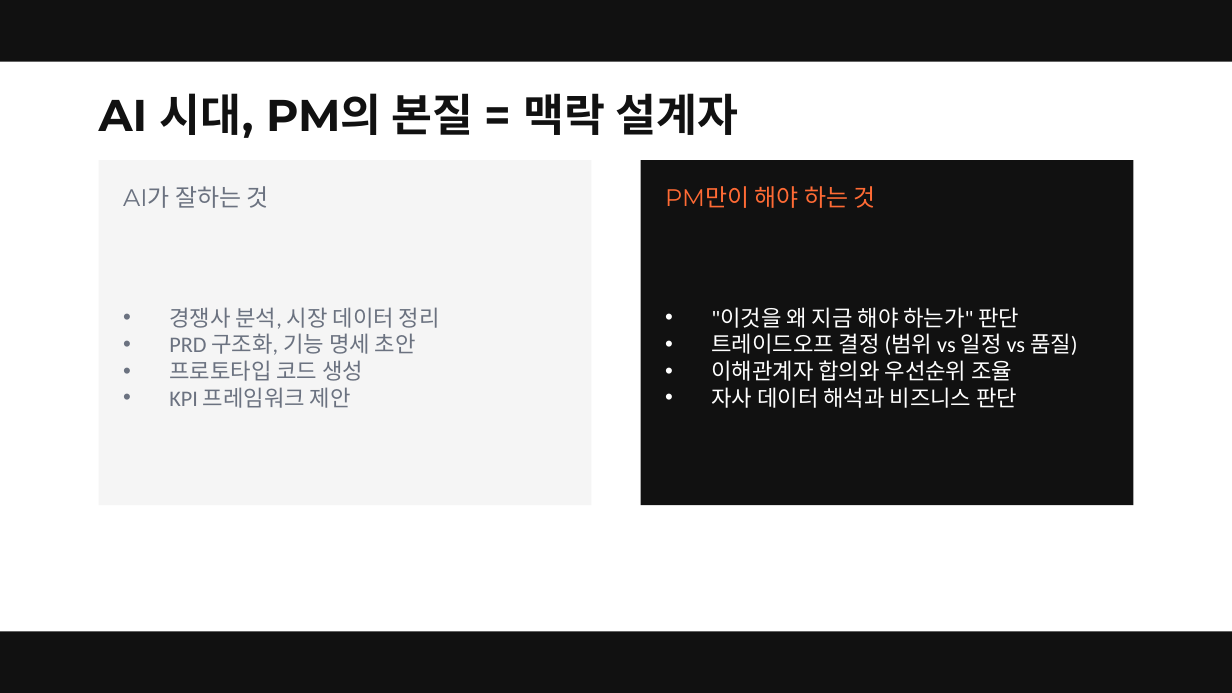
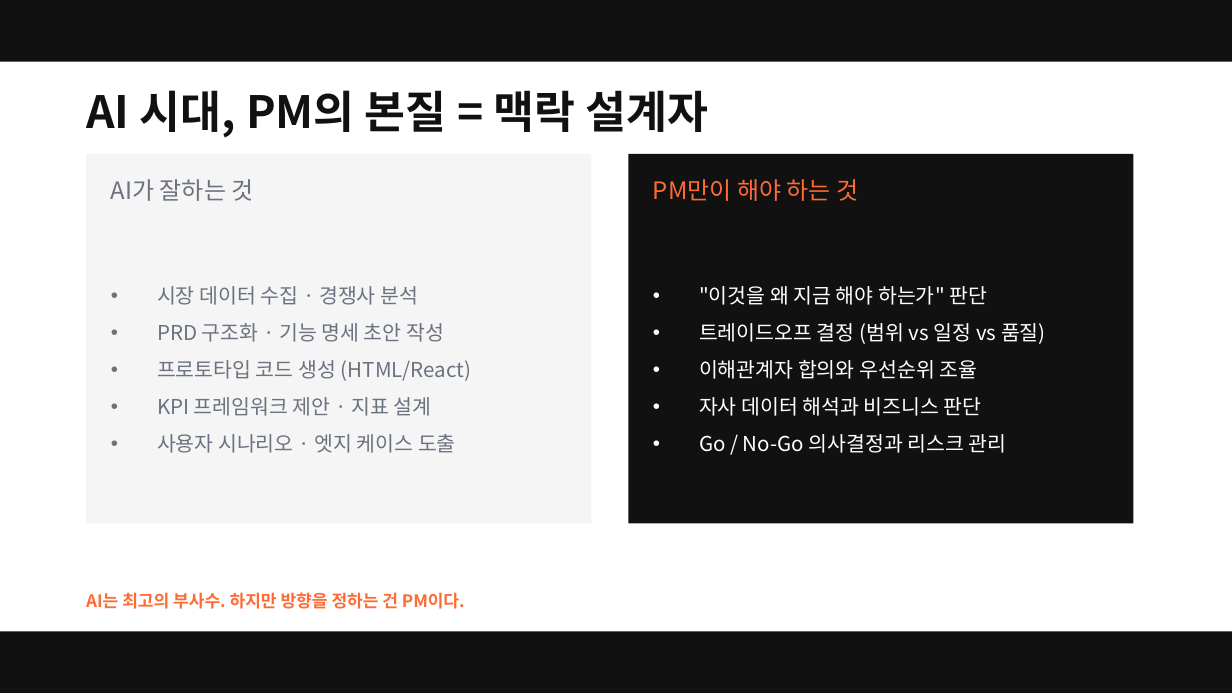
Before and after one commit to smilesjcha/ai-native-pm, a slide deck: slide 7 of projects/26Q3_Fastcampus-Lecture/assets/pptx/ai-native-pm-lecture.pptx. Drawn at 1232x693 pixels with LibreOffice and Linux fonts; fonts in the diff are those of the drawing. Boxes give left, top, right and bottom in pixels: in the first picture for what was removed or moved away, otherwise in the second. Text is boxed around its words. In the diff, an @@ line names an element or a change of style, - is before the commit and + after.

```diff
--- a/projects/26Q3_Fastcampus-Lecture/assets/pptx/ai-native-pm-lecture.pptx
+++ b/projects/26Q3_Fastcampus-Lecture/assets/pptx/ai-native-pm-lecture.pptx
@@ text "AI 시대, PM의 본질 = ...": place and size @@
-text "AI 시대, PM의 본질 = ..." at box(99, 93, 738, 138)
+text "AI 시대, PM의 본질 = ..." at box(86, 90, 708, 138)
@@ rectangle: place and size @@
-rectangle at box(99, 160, 591, 505)
+rectangle at box(86, 154, 591, 524)
@@ text "AI가 잘하는 것": place and size @@
-text "AI가 잘하는 것" at box(123, 186, 269, 208)
+text "AI가 잘하는 것" at box(111, 179, 253, 201)
@@ rectangle: place and size @@
-rectangle at box(641, 160, 1133, 505)
+rectangle at box(628, 154, 1133, 524)
@@ font Montserrat to Noto Sans CJK KR in 3 elements at box(86, 90, 708, 138), box(111, 179, 253, 201), box(653, 179, 858, 201) @@
@@ text "PM만이 해야 하는 것": place and size @@
-text "PM만이 해야 하는 것" at box(665, 186, 876, 208)
+text "PM만이 해야 하는 것" at box(653, 179, 858, 201)
@@ text ""이것을 왜 지금 해야 하는가" ...": place and size @@
-text ""이것을 왜 지금 해야 하는가" ..." at box(711, 307, 1078, 408)
+text ""이것을 왜 지금 해야 하는가" ..." at box(699, 286, 1046, 453)
@@ text at box(157, 286, 471, 453): text changed; size 13 to 12 pt; font Calibri to Noto Sans CJK KR @@
-• 경쟁사 분석, 시장 데이터 정리
-• PRD 구조화, 기능 명세 초안
-• 프로토타입 코드 생성
-• KPI 프레임워크 제안
+• 시장 데이터 수집 · 경쟁사 분석
+• PRD 구조화 · 기능 명세 초안 작성
+• 프로토타입 코드 생성 (HTML/React)
+• KPI 프레임워크 제안 · 지표 설계
+• 사용자 시나리오 · 엣지 케이스 도출
@@ text at box(699, 286, 1046, 416): size 13 to 12 pt, font Calibri to Noto Sans CJK KR in ""이것을 왜 지금 해야 하는가" 판단", "트레이드오프 결정 (범위 vs 일정 vs 품질)", "이해관계자 합의와 우선순위 조율", "자사 데이터 해석과 비즈니스 판단"; line spacing 1 to 1.5 @@
@@ text at box(699, 434, 1007, 453): paragraph added @@
+• Go / No-Go 의사결정과 리스크 관리
@@ text added at box(86, 592, 465, 609), 10 pt, text #FF6B35, bold @@
+AI는 최고의 부사수. 하지만 방향을 정하는 건 PM이다.
```
Also in this commit, not shown: 25 other slides changed, 7 slides added, 1 other file.
